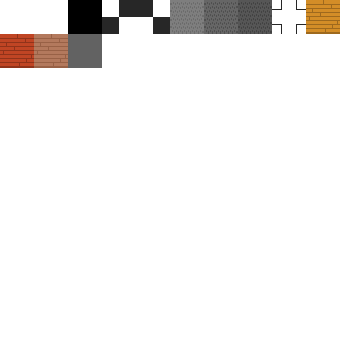
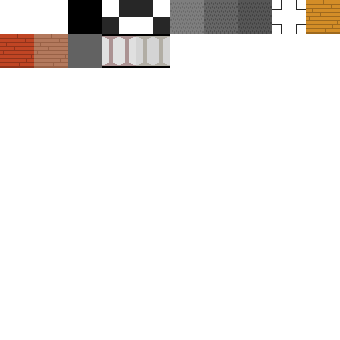
Two versions of the same layered image (340 x 340). Layer-by-layer changes:
painted on "Background" over [102, 34, 170, 68]
